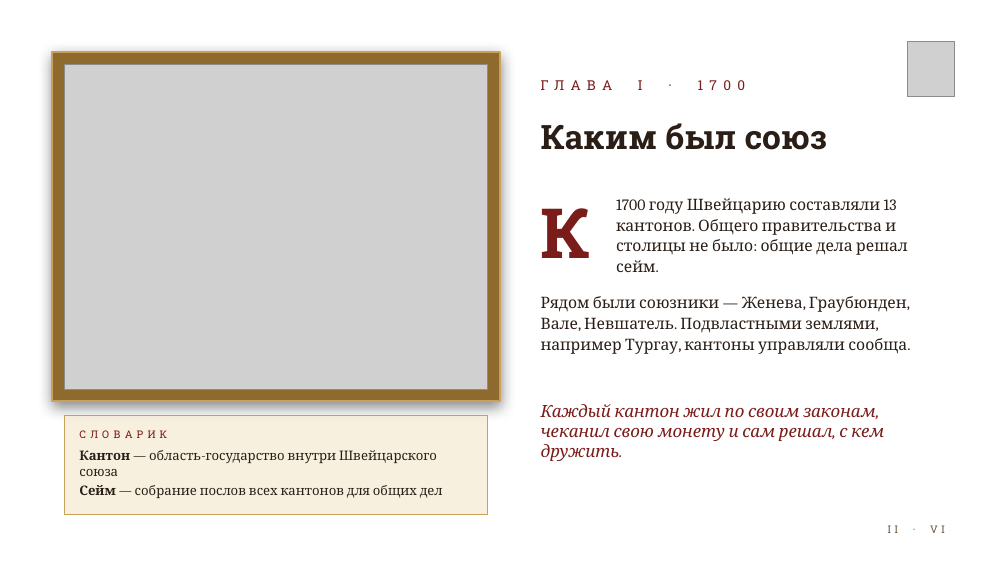
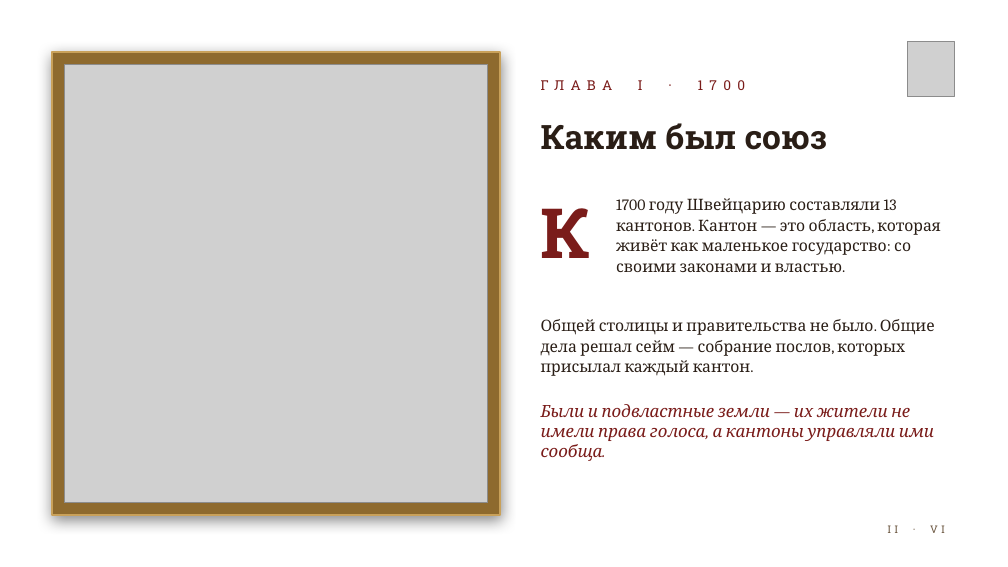
Before and after one commit to kir11evglen12-design/aromio, a slide deck: slide 2 of presentation/Helvetia.pptx. Drawn at 1008x567 pixels with LibreOffice and Linux fonts; fonts in the diff are those of the drawing; grey boxes stand for pictures; background and template pictures are left out. Boxes give left, top, right and bottom in pixels: in the first picture for what was removed or moved away, otherwise in the second. Text is boxed around its words. In the diff, an @@ line names an element or a change of style, - is before the commit and + after.

```diff
--- a/presentation/Helvetia.pptx
+++ b/presentation/Helvetia.pptx
@@ rectangle: place and size @@
-rectangle at (52,52,500,402)
+rectangle at (52,52,500,515)
@@ picture: place and size @@
-picture at (64,64,488,389)
+picture at (64,64,488,503)
@@ text at (616,198,940,272): text changed @@
-1700 году Швейцарию составляли 13 кантонов. Общего правительства и столицы не было: общие дела решал сейм.
+1700 году Швейцарию составляли 13 кантонов. Кантон — это область, которая живёт как маленькое государство: со своими законами и властью.
@@ text removed at (541,296,907,354) @@
-Рядом были союзники — Женева, Граубюнден, Вале, Невшатель. Подвластными землями, например Тургау, кантоны управляли сообща.
@@ text added at (541,319,935,376), 15 pt, text #2A1E16 @@
+Общей столицы и правительства не было. Общие дела решал сейм — собрание послов, которых присылал каждый кантон.
@@ rectangle removed at (64,416,488,514) @@
@@ text at (541,404,934,461): text changed @@
-Каждый кантон жил по своим законам, чеканил свою монету и сам решал, с кем дружить.
+Были и подвластные земли — их жители не имели права голоса, а кантоны управляли ими сообща.
@@ text removed at (79,430,167,438) @@
-СЛОВАРИК
@@ text removed at (79,450,443,498) @@
-Кантон — область-государство внутри Швейцарского союза
-Сейм — собрание послов всех кантонов для общих дел
```
Also in this commit, not shown: 3 other slides changed, 2 other files.
